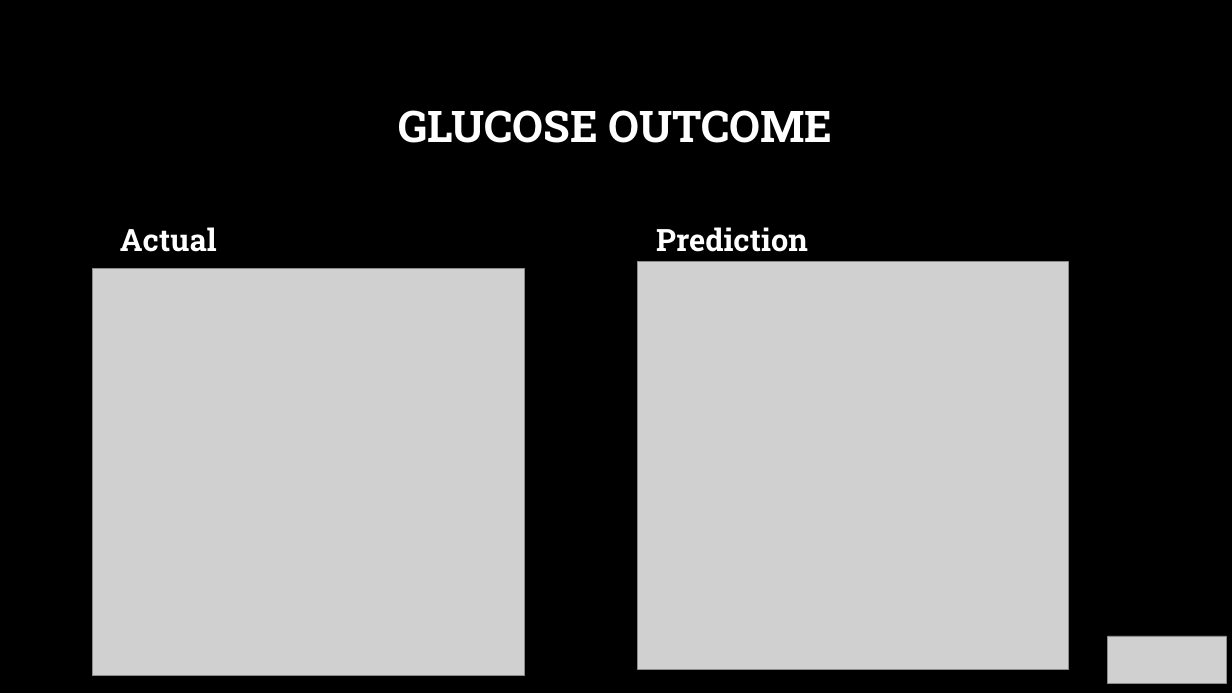
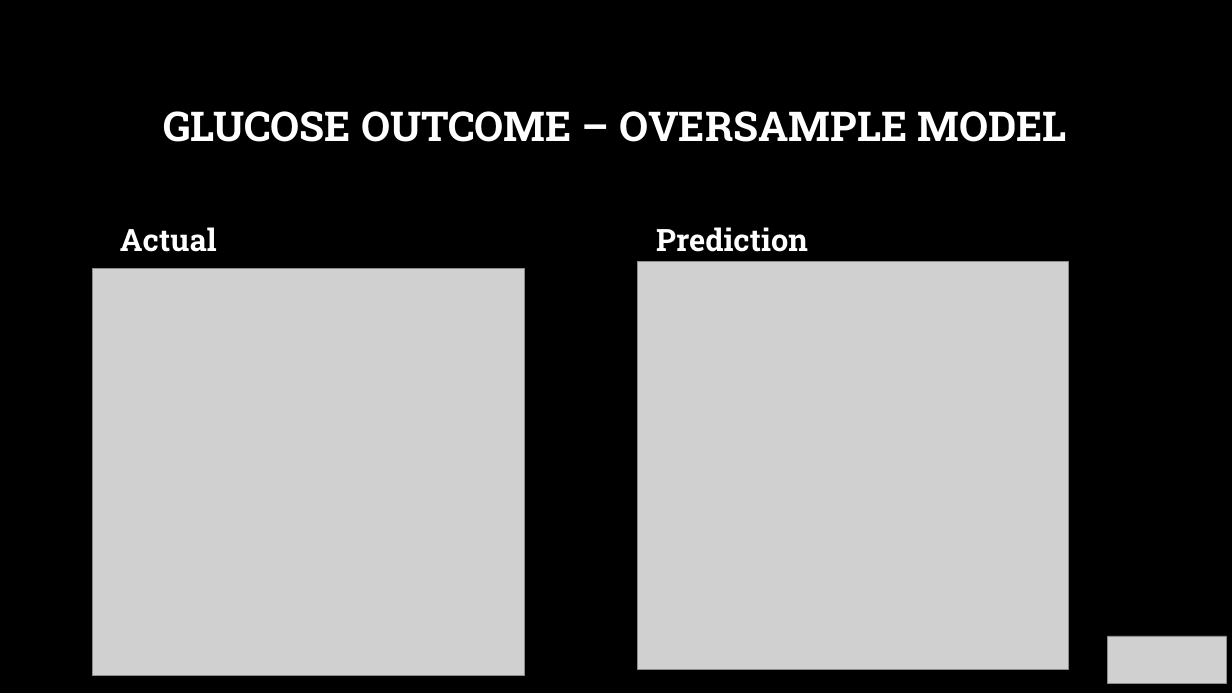
Before and after one commit to acollawn/Project_4, a slide deck: slide 14 of Predicting Diabetes.pptx (slide 9 before the commit). Drawn at 1232x693 pixels with LibreOffice and Linux fonts; fonts in the diff are those of the drawing; grey boxes stand for pictures; background and template pictures are left out. Boxes give left, top, right and bottom in pixels: in the first picture for what was removed or moved away, otherwise in the second. Text is boxed around its words. In the diff, an @@ line names an element or a change of style, - is before the commit and + after.

```diff
--- a/Predicting Diabetes.pptx
+++ b/Predicting Diabetes.pptx
@@ title at (163,111,1066,142): text changed; size 34 to 32 pt @@
-GLUCOSE OUTCOME
+GLUCOSE OUTCOME – OVERSAMPLE MODEL
```
Also in this commit, not shown: 3 other slides changed, 5 slides added.
